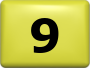
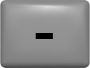
Two versions of the same layered image (90x68). Layer-by-layer changes:
added layer "-" in group "NUMBERS" over [35, 33, 53, 39]
hid "9" over [31, 18, 59, 53]
showed "Bottone 1.png" over [0, 0, 90, 68]
hid "Bottone 6.png" over [0, 0, 90, 68]
